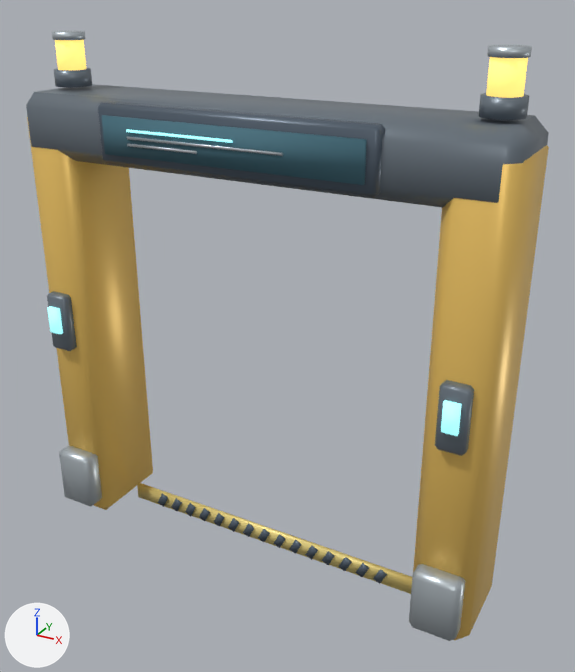
Before and after pictures for a commit that changed the glTF model assets/structures/factory_gateway_enhanced.glb.
The view is the same before and after, from a 50 mm camera at (2.39, -4.01, 3.67) aimed at (0.17, 0.02, 1.66). Arrows for +X, +Y and +Z are at lower left; the lights stay in place. The older version comes first. Where no turn or scale is listed for an object, it has been applied to the vertices.

The first picture shows 'AccessPanel_dark', 'Beacon_dark', 'Beacon_steel', 'Body_black', 'Detail_black', 'Detail_yellow', 'Footing_steel', 'Header_dark', 'Pillar_orange', 'ScreenGraphics_glow', 'ScreenGraphics_steel', 'SignScreen_screen', 'StatusLight_glow', 'StatusLight_warn'.
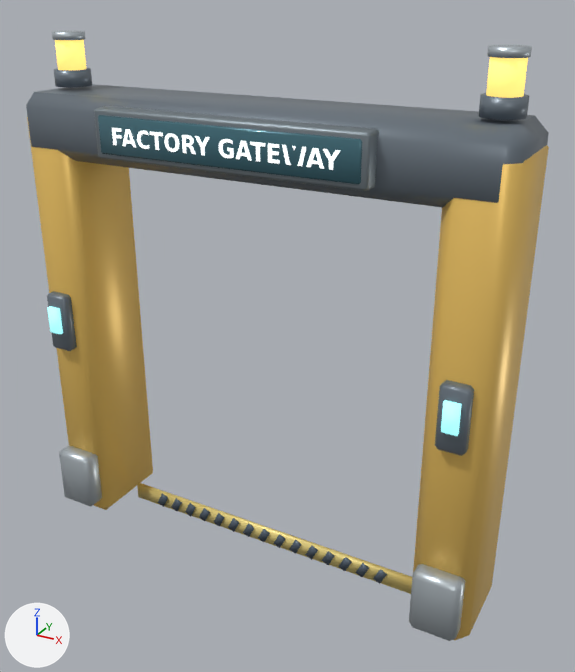
Location of each change, (x1, y1, x2, y2) in pixels of the pictures (575 x 672 px):
'SignScreen_screen', deleted (cyan): before (102, 115, 367, 185)
'SignPlate_glass', added (cyan): after (98, 115, 362, 184)
'Body_black', deleted: before (98, 101, 386, 197)
'ScreenMount_frame', added: after (94, 106, 379, 191)
'TypeLabel_white', added: after (112, 128, 340, 170)
'ScreenGraphics_steel', deleted: before (127, 136, 283, 156)
'ScreenGraphics_glow', deleted: before (126, 129, 233, 143)

The change, as a list of edits to the scene's bpy script:
```text
Add mat_white:
    mat_white = principled_material('white')
    mat_white.base_color = (0.906, 0.941, 0.929)  # white #f4f8f7
    mat_white.roughness = 0.38
    mat_white.emission_color = (0.679, 0.706, 0.697)  # light grey #d7dbd9
    mat_white.emission_strength = 1.0
Add mat_glass:
    mat_glass = principled_material('glass')
    mat_glass.base_color = (0.0627, 0.173, 0.216)  # cyan #477380
    mat_glass.metallic = 0.28
    mat_glass.roughness = 0.2
Add mat_frame:
    mat_frame = principled_material('frame')
    mat_frame.base_color = (0.224, 0.267, 0.294)  # grey #828d94
    mat_frame.metallic = 0.65
    mat_frame.roughness = 0.49
Add me_typelabel_white:
    me_typelabel_white.from_pydata(...)  # 241 vertices, 219 faces; spans x -0.718..0.718, y -0.436, z 2.837..2.939
    me_typelabel_white.materials.append(mat_white)  # white #f4f8f7, glowing light grey #d7dbd9
Add me_signplate_glass:
    me_signplate_glass.from_pydata(...)  # 24 vertices, 44 faces; spans x -0.82..0.82, y -0.43..-0.39, z 2.78..3.0
    me_signplate_glass.materials.append(mat_glass)  # cyan #477380
Add me_screenmount_frame:
    me_screenmount_frame.from_pydata(...)  # 56 vertices, 108 faces; spans x -0.86..0.86, y -0.42..-0.28, z 2.74..3.03
    me_screenmount_frame.materials.append(mat_frame)  # grey #828d94
Remove ob_body_black:
    ob_body_black = bpy.data.objects.new('Body_black', me_body_black)
    ob_body_black.location = (0.0, 0.0, 0.0)
Remove ob_signscreen_screen:
    ob_signscreen_screen = bpy.data.objects.new('SignScreen_screen', me_signscreen_screen)
    ob_signscreen_screen.location = (0.0, 0.0, 0.0)
Remove ob_screengraphics_glow:
    ob_screengraphics_glow = bpy.data.objects.new('ScreenGraphics_glow', me_screengraphics_glow)
    ob_screengraphics_glow.location = (0.0, 0.0, 0.0)
Remove ob_screengraphics_steel:
    ob_screengraphics_steel = bpy.data.objects.new('ScreenGraphics_steel', me_screengraphics_steel)
    ob_screengraphics_steel.location = (0.0, 0.0, 0.0)
Add ob_typelabel_white:
    ob_typelabel_white = bpy.data.objects.new('TypeLabel_white', me_typelabel_white)
    ob_typelabel_white.location = (0.0, 0.0, 0.0)
Add ob_signplate_glass:
    ob_signplate_glass = bpy.data.objects.new('SignPlate_glass', me_signplate_glass)
    ob_signplate_glass.location = (0.0, 0.0, 0.0)
Add ob_screenmount_frame:
    ob_screenmount_frame = bpy.data.objects.new('ScreenMount_frame', me_screenmount_frame)
    ob_screenmount_frame.location = (0.0, 0.0, 0.0)
```
